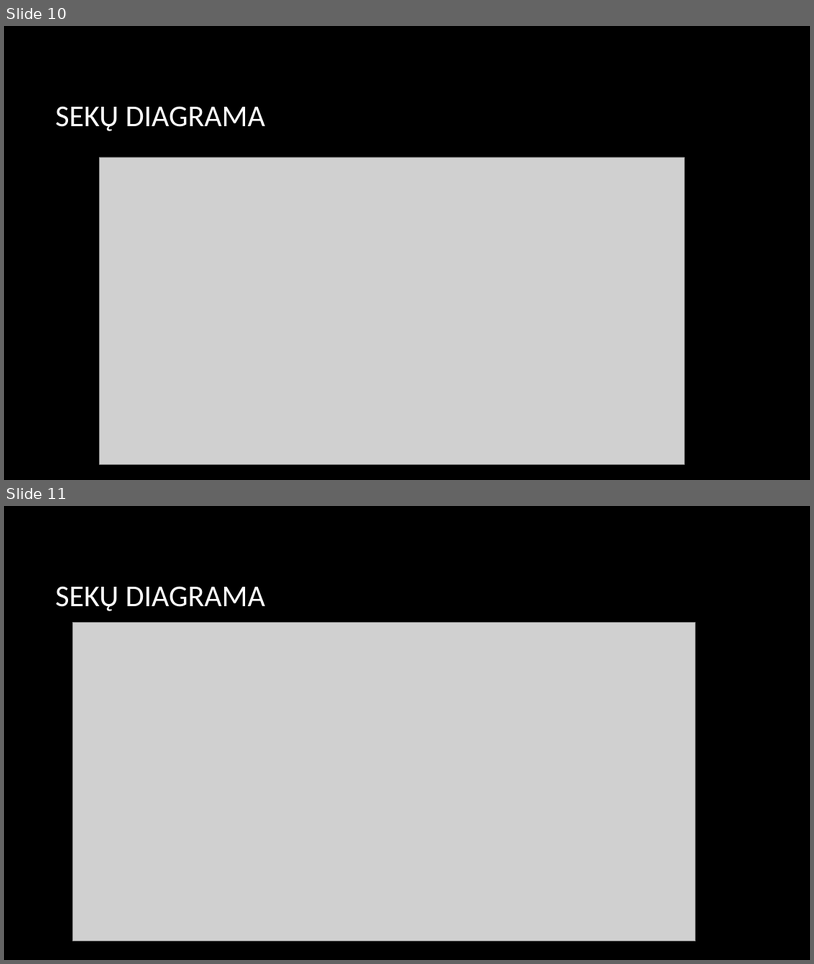
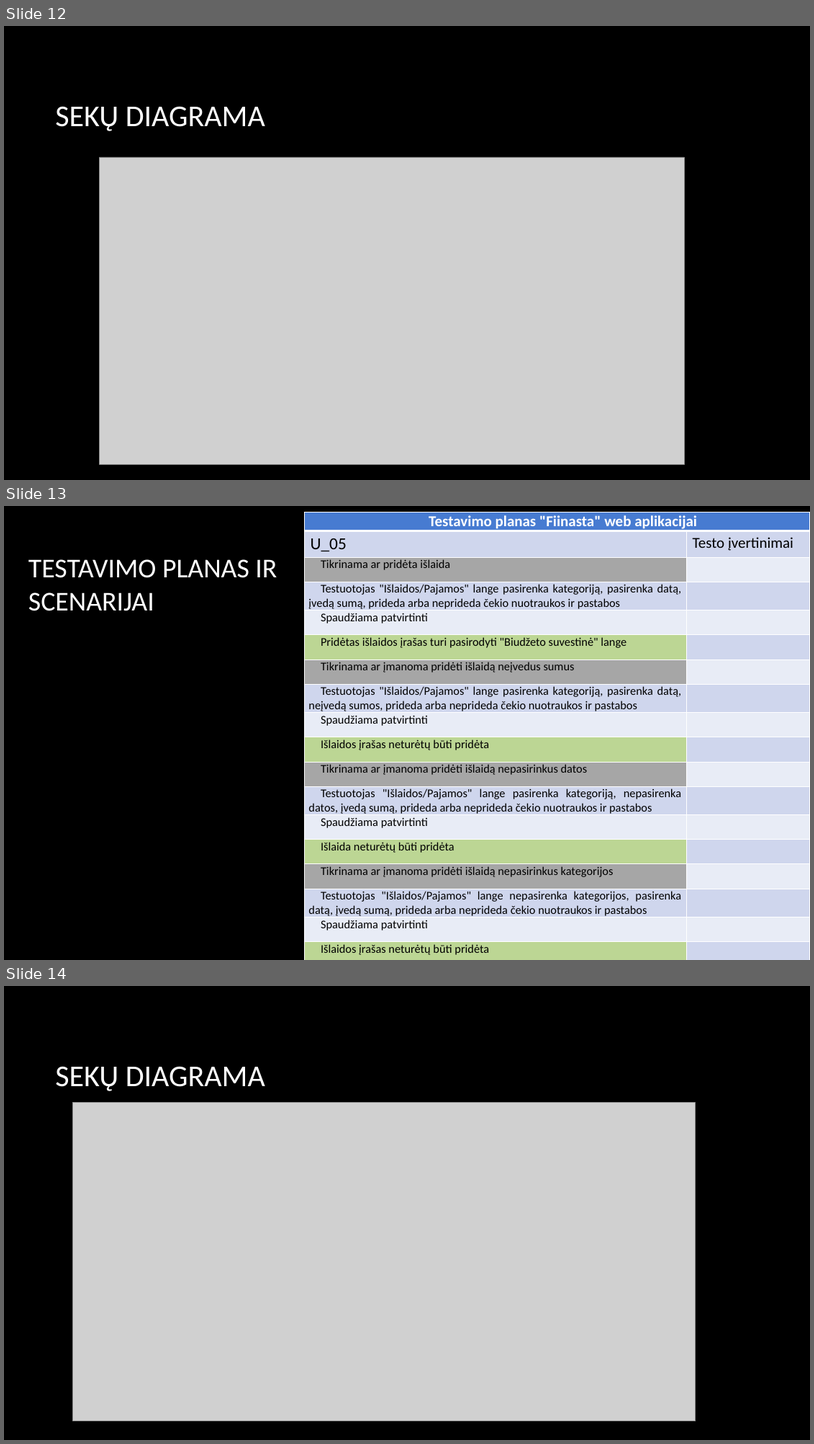
Before and after one commit to artisb45/PSIv2, a slide deck: 3 laboratorinis darbas Fiinasta.pptx. Shown one above the other, each under a label of ours: slides 10 and 11 before the commit, slides 12, 13 and 14 after it. The pictures are 814x964 and 814x1444 pixels, drawn with LibreOffice and Linux fonts; fonts in the diff are those of the drawing; grey boxes stand for pictures; background and template pictures are left out. Boxes give left, top, right and bottom in pixels: in the first picture for what was removed or moved away, otherwise in the second. Text is boxed around its words. In the diff, an @@ line names an element or a change of style, - is before the commit and + after.

```diff
--- a/3 laboratorinis darbas Fiinasta.pptx
+++ b/3 laboratorinis darbas Fiinasta.pptx
@@ slide 13 added at (4, 506, 810, 960), background picture (left out) @@
@@ table added at (305, 512, 810, 960), 18 rows, 2 columns @@
+Testavimo planas "Fiinasta" web aplikacijai | 
+U_05 | Testo įvertinimai
+Tikrinama ar pridėta išlaida | 
+Testuotojas "Išlaidos/Pajamos" lange pasirenka kategoriją, pasirenka datą, įvedą sumą, prideda arba neprideda čekio nuotraukos ir pastabos | 
+Spaudžiama patvirtinti | 
+Pridėtas išlaidos įrašas turi pasirodyti "Biudžeto suvestinė" lange | 
+Tikrinama ar įmanoma pridėti išlaidą neįvedus sumus | 
+Testuotojas "Išlaidos/Pajamos" lange pasirenka kategoriją, pasirenka datą, neįvedą sumos, prideda arba neprideda čekio nuotraukos ir pastabos | 
+Spaudžiama patvirtinti | 
+Išlaidos įrašas neturėtų būti pridėta | 
+Tikrinama ar įmanoma pridėti išlaidą nepasirinkus datos | 
+Testuotojas "Išlaidos/Pajamos" lange pasirenka kategoriją, nepasirenka datos, įvedą sumą, prideda arba neprideda čekio nuotraukos ir pastabos | 
+Spaudžiama patvirtinti | 
+Išlaida neturėtų būti pridėta | 
+Tikrinama ar įmanoma pridėti išlaidą nepasirinkus kategorijos | 
+Testuotojas "Išlaidos/Pajamos" lange nepasirenka kategorijos, pasirenka datą, įvedą sumą, prideda arba neprideda čekio nuotraukos ir pastabos | 
+Spaudžiama patvirtinti | 
+Išlaidos įrašas neturėtų būti pridėta | 
@@ title added at (28, 559, 277, 611), 32.4 pt, text #FFFFFF @@
+TESTAVIMO PLANAS IR SCENARIJAI
@@ what was slide 10 is now slide 12 @@
@@ what was slide 11 is now slide 14 @@
```
Also in this commit, not shown: 2 slides changed, 2 other slides added.
